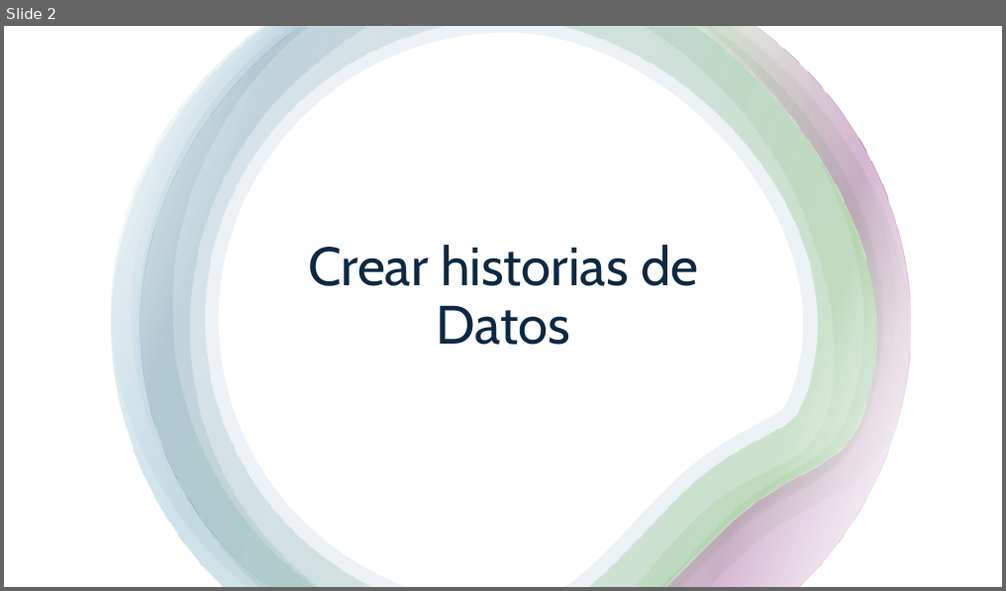
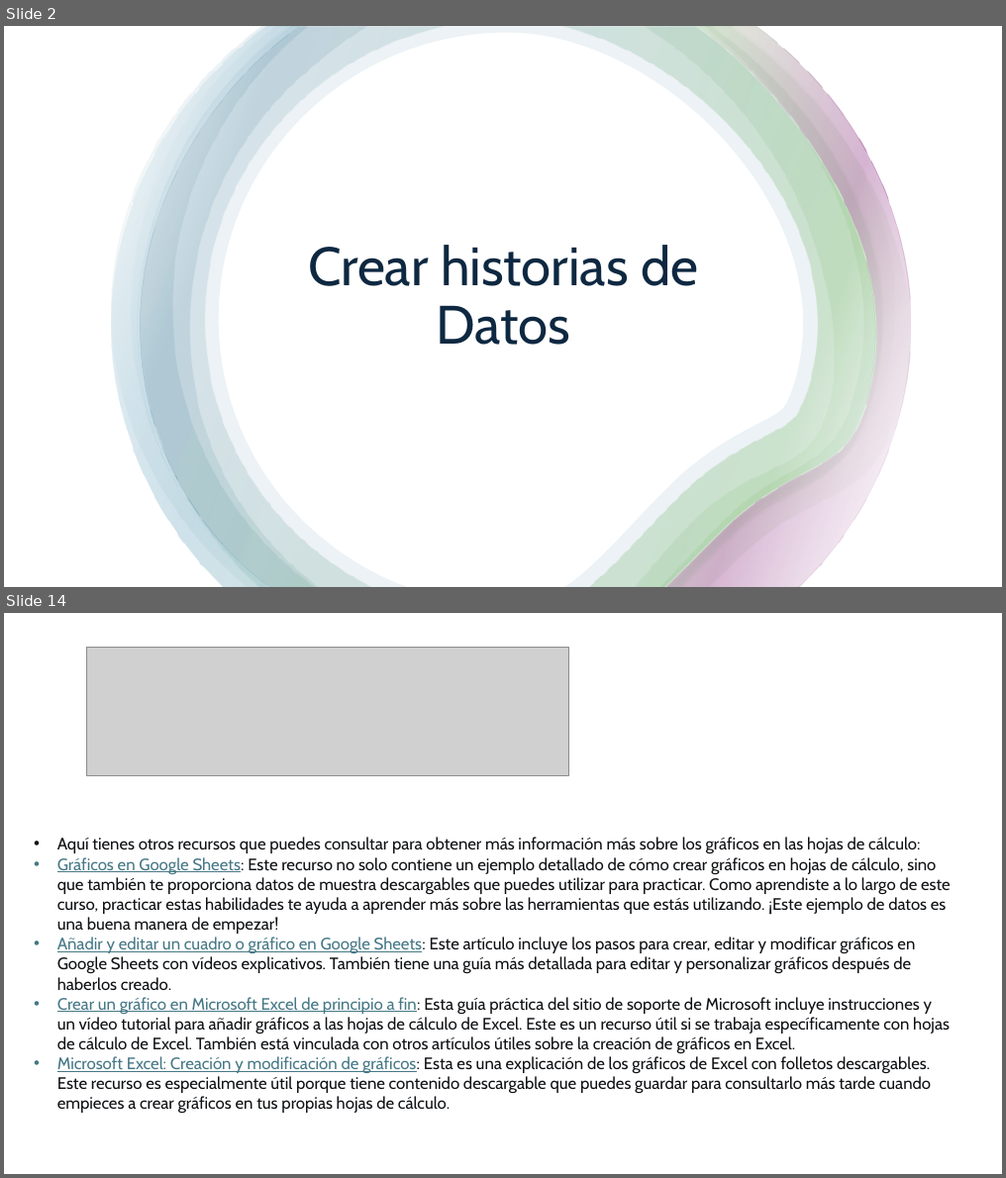
Before and after one commit to megath12/Data_Analysis_Google, a slide deck: 6_2_compartir_datos_visualizacion.pptx. Shown one above the other, each under a label of ours: slide 2 before the commit, slides 2 and 14 after it; the slides between them are not shown. The pictures are 1006x591 and 1006x1178 pixels, drawn with LibreOffice and Linux fonts; fonts in the diff are those of the drawing; grey boxes stand for pictures. Boxes give left, top, right and bottom in pixels: in the first picture for what was removed or moved away, otherwise in the second. Text is boxed around its words. In the diff, an @@ line names an element or a change of style, - is before the commit and + after.

```diff
--- a/6_2_compartir_datos_visualizacion.pptx
+++ b/6_2_compartir_datos_visualizacion.pptx
@@ slide 14 added at (4, 613, 1002, 1174), background #FFFFFF @@
@@ picture added at (87, 648, 569, 776) @@
@@ text added at (57, 837, 950, 1113), 16 pt, text #0F1114 @@
+• Aquí tienes otros recursos que puedes consultar para obtener más información más sobre los gráficos en las hojas de cálculo:
+• Gráficos en Google Sheets: Este recurso no solo contiene un ejemplo detallado de cómo crear gráficos en hojas de cálculo, sino que también te proporciona datos de muestra descargables que puedes utilizar para practicar. Como aprendiste a lo largo de este curso, practicar estas habilidades te ayuda a aprender más sobre las herramientas que estás utilizando. ¡Este ejemplo de datos es una buena manera de empezar!
+• Añadir y editar un cuadro o gráfico en Google Sheets: Este artículo incluye los pasos para crear, editar y modificar gráficos en Google Sheets con vídeos explicativos. También tiene una guía más detallada para editar y personalizar gráficos después de haberlos creado.
+• Crear un gráfico en Microsoft Excel de principio a fin: Esta guía práctica del sitio de soporte de Microsoft incluye instrucciones y un vídeo tutorial para añadir gráficos a las hojas de cálculo de Excel. Este es un recurso útil si se trabaja específicamente con hojas de cálculo de Excel. También está vinculada con otros artículos útiles sobre la creación de gráficos en Excel.
+• Microsoft Excel: Creación y modificación de gráficos: Esta es una explicación de los gráficos de Excel con folletos descargables. Este recurso es especialmente útil porque tiene contenido descargable que puedes guardar para consultarlo más tarde cuando empieces a crear gráficos en tus propias hojas de cálculo.
```
Also in this commit, not shown: 12 other slides added, 1 slide removed, 4 other files.
